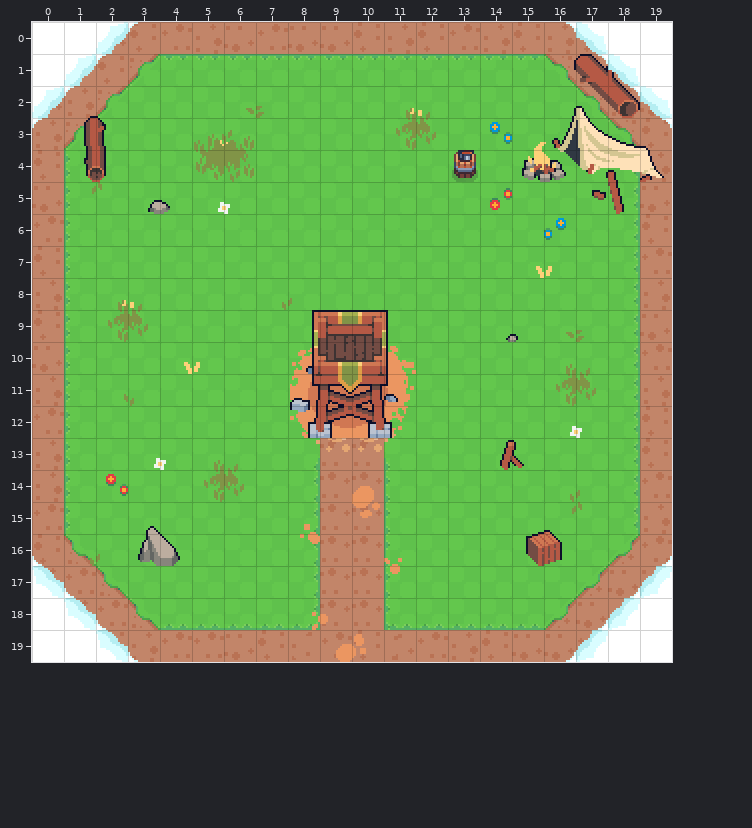
Tiled map (JSON): public/assets/td/Map TD .tmj. That is the earlier state.
Cells are 16x16 px. Shown: x 0..19, y 0..19.
And afterwards:
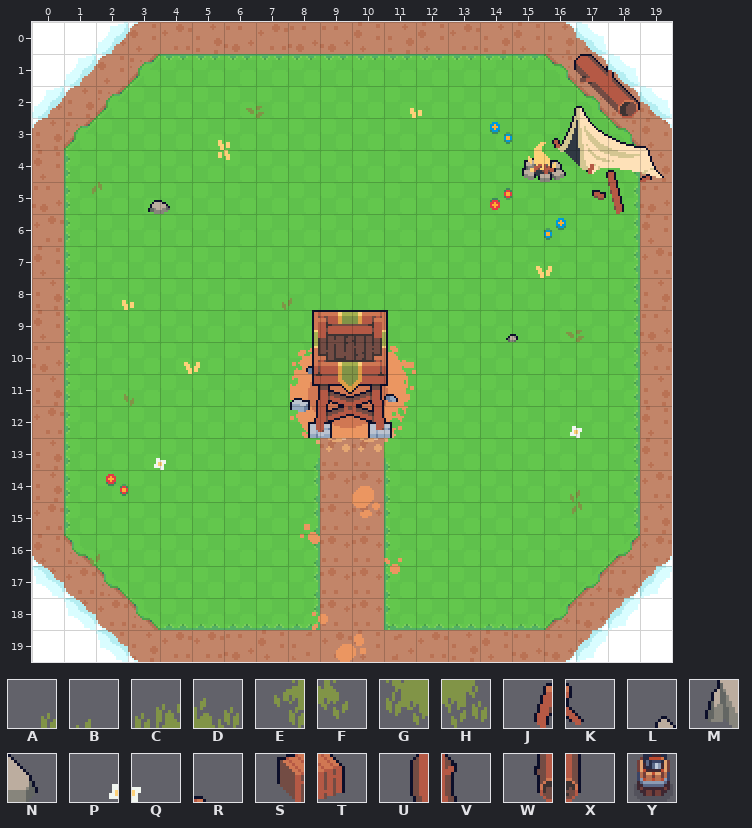
Key: from "Object Tileset TD": A 182, B 183, C 194, D 195, E 242, F 243, G 254, H 255, J 548, K 549, L 1118, M 1178, N 1179, P 1466, Q 1467, R 1725, S 1784, T 1785, U 2312, V 2313, W 2372, X 2373; from "tileset_sunnysideworld": Y 1065.
_ is an empty cell.
Tiles replaced or removed in this view: A, B, C, D, E, F, G, H, J, K, L, M, N, P, Q, R, S, T, U, V, W, X, Y.
Diff:
Changed rows in their new state; . is an unchanged cell.
Layer "Rock/terre contour/bois caisse":
first column x 1:
 3 __...........
 4 __.........._
first column x 3:
15 _............_
16 __..........__
Layer "Herbe gris/ jonquille/ bois":
first column x 2:
 2 .........__.....
 3 ...__....__.....
 4 ...__...........
 5 ...__...........
 8 __..............
 9 __..............
10 ..............__
11 ..............__
13 ...__.......__..
14 ...__...........
